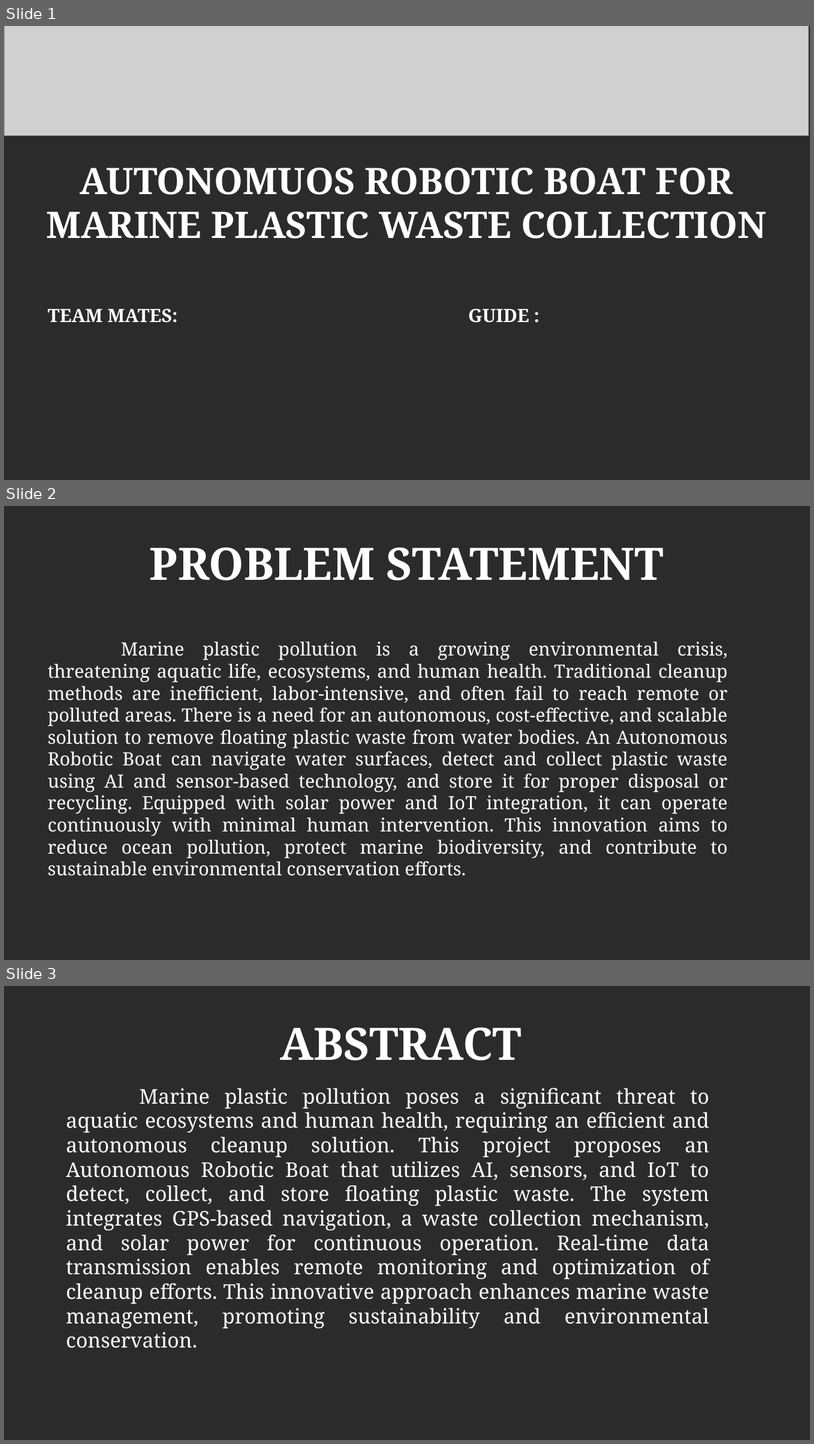
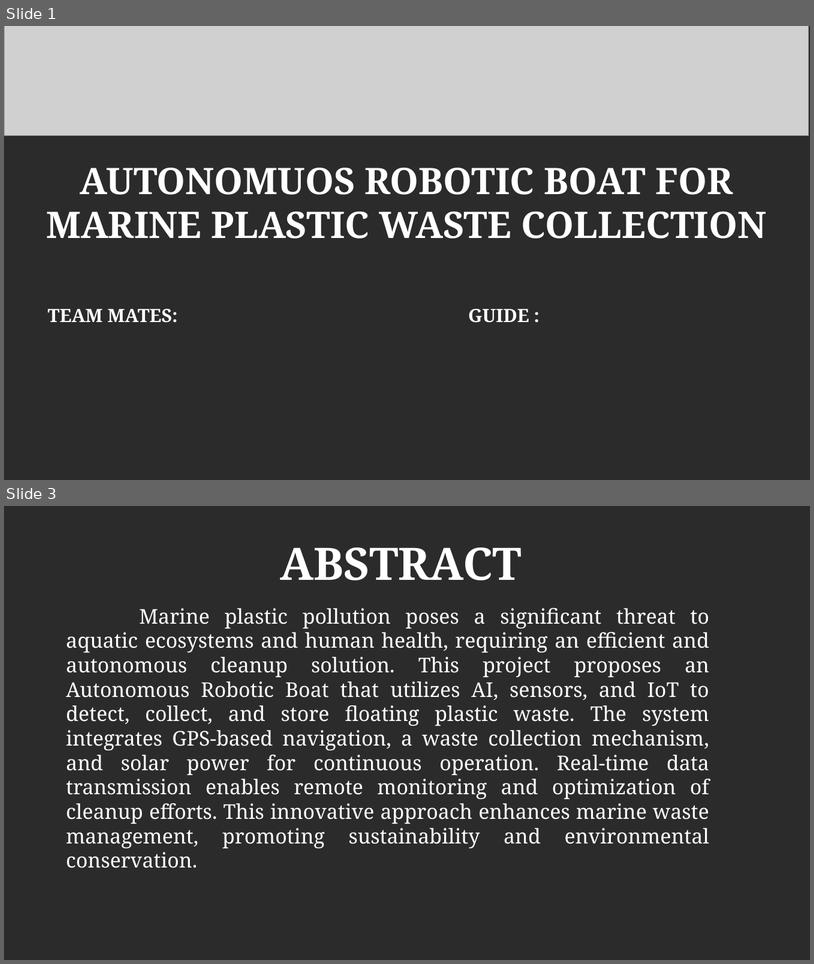
Before and after one commit to partha235/sea_plastic, a slide deck: zeroth_review.odp. Shown one above the other, each under a label of ours: slides 1, 2 and 3 before the commit, slides 1 and 3 after it; the slides between them are not shown. The pictures are 814x1444 and 814x964 pixels, drawn with LibreOffice and Linux fonts; fonts in the diff are those of the drawing; grey boxes stand for pictures; background and template pictures are left out; a plain dark background stands for a picture behind light text. Boxes give left, top, right and bottom in pixels: in the first picture for what was removed or moved away, otherwise in the second. Text is boxed around its words. In the diff, an @@ line names an element or a change of style, - is before the commit and + after.

```diff
--- a/zeroth_review.odp
+++ b/zeroth_review.odp
@@ slide 2 removed at [4, 506, 810, 960], background picture (left out) @@
@@ title removed at [150, 547, 664, 580] @@
-PROBLEM STATEMENT
@@ text removed at [48, 642, 728, 876] @@
-Marine plastic pollution is a growing environmental crisis, threatening aquatic life, ecosystems, and human health. Traditional cleanup methods are inefficient, labor-intensive, and often fail to reach remote or polluted areas. There is a need for an autonomous, cost-effective, and scalable solution to remove floating plastic waste from water bodies. An Autonomous Robotic Boat can navigate water surfaces, detect and collect plastic waste using AI and sensor-based technology, and store it for proper disposal or recycling. Equipped with solar power and IoT integration, it can operate continuously with minimal human intervention. This innovation aims to reduce ocean pollution, protect marine biodiversity, and contribute to sustainable environmental conservation efforts.
```
Also in this commit, not shown: 7 slides changed, 1 slide added, 7 other files.
